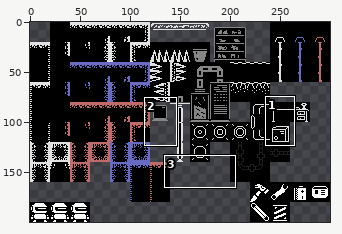
One commit to this sprite sheet: assets/sprites/Tilemap_Packed.png. The picture above shows the old version from afar; the outline marks the close-up.
Close-up. As it was:
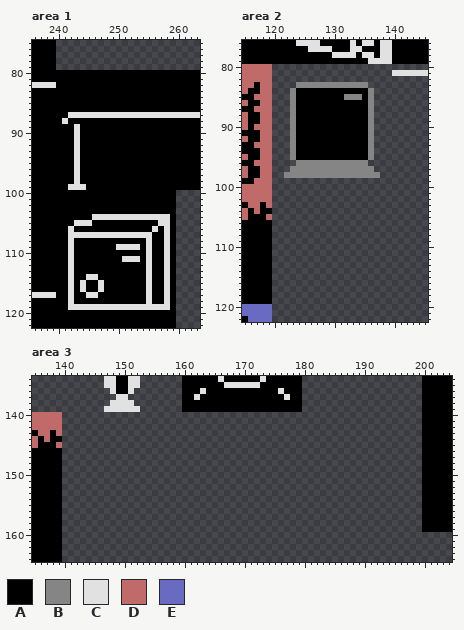
The file is 300x200 pixels. Colours within 5 levels of each other are drawn and written as one. Shown: area 1: x 236..263, y 75..122; area 2: x 115..145, y 76..122; area 3: x 135..204, y 134..164.
Palette (. is transparent): A #000000  B #858585  C #e1e1e1  D #c16a6a  E #696ac1
Pixels before, area 1, first column x 236:
 75 AAAA........................
 76 AAAA........................
 77 AAAA........................
 78 AAAA........................
 79 AAAA........................
 80 AAAAAAAAAAAAAAAAAAAAAAAAAAAA
 81 AAAAAAAAAAAAAAAAAAAAAAAAAAAA
 82 CCCCAAAAAAAAAAAAAAAAAAAAAAAA
 83 AAAAAAAAAAAAAAAAAAAAAAAAAAAA
 84 AAAAAAAAAAAAAAAAAAAAAAAAAAAA
 85 AAAAAAAAAAAAAAAAAAAAAAAAAAAA
 86 AAAAAAAAAAAAAAAAAAAAAAAAAAAA
 87 AAAAAACCCCCCCCCCCCCCCCCCCCCC
 88 AAAAACAAAAAAAAAAAAAAAAAAAAAA
 89 AAAAAAACAAAAAAAAAAAAAAAAAAAA
 90 AAAAAAACAAAAAAAAAAAAAAAAAAAA
 91 AAAAAAACAAAAAAAAAAAAAAAAAAAA
 92 AAAAAAACAAAAAAAAAAAAAAAAAAAA
 93 AAAAAAACAAAAAAAAAAAAAAAAAAAA
 94 AAAAAAACAAAAAAAAAAAAAAAAAAAA
 95 AAAAAAACAAAAAAAAAAAAAAAAAAAA
 96 AAAAAAACAAAAAAAAAAAAAAAAAAAA
 97 AAAAAAACAAAAAAAAAAAAAAAAAAAA
 98 AAAAAAACAAAAAAAAAAAAAAAAAAAA
 99 AAAAAACCCAAAAAAAAAAAAAAAAAAA
100 AAAAAAAAAAAAAAAAAAAAAAAA....
101 AAAAAAAAAAAAAAAAAAAAAAAA....
102 AAAAAAAAAAAAAAAAAAAAAAAA....
103 AAAAAAAAAAAAAAAAAAAAAAAA....
104 AAAAAAAAAACCCCCCCCCCCCCA....
105 AAAAAAACCCAAAAAAAAAAACCA....
106 AAAAAACAAAAAAAAAAAAACACA....
107 AAAAAACCCCCCCCCCCCCCAACA....
108 AAAAAACAAAAAAAAAAAACAACA....
109 AAAAAACAAAAAAACCCCACAACA....
110 AAAAAACAAAAAAAAAAAACAACA....
111 AAAAAACAAAAAAAACCCACAACA....
112 AAAAAACAAAAAAAAAAAACAACA....
113 AAAAAACAAAAAAAAAAAACAACA....
114 AAAAAACAACCAAAAAAAACAACA....
115 AAAAAACACAACAAAAAAACAACA....
116 AAAAAACACAACAAAAAAACAACA....
117 CCCCAACAACCAAAAAAAACAACA....
118 AAAAAACAAAAAAAAAAAACAACA....
119 AAAAAACCCCCCCCCCCCCCCCCA....
120 AAAAAAAAAAAAAAAAAAAAAAAA....
121 AAAAAAAAAAAAAAAAAAAAAAAA....
122 AAAAAAAAAAAAAAAAAAAAAAAA....
Pixels before, area 2, first column x 115:
 76 AAAAAAAAACCCCAAAAACACCACCAAAAAA
 77 AAAAAAAAAAACCCCAAACCAAACCAAAAAA
 78 AAAAAAAAAAAAAAACCCCACCACCAAAAAA
 79 AAAAAAAAAAAAAAAAAAAAACCCCAAAAAA
 80 DDDDD..........................
 81 DDDDD....................CCCCCC
 82 DDDDD..........................
 83 DDADD....BBBBBBBBBBBB..........
 84 DAADD...BAAAAAAAAAAAAB.........
 85 AADDD...BAAAAAAAABBBAB.........
 86 DAADD...BAAAAAAAAAAAAB.........
 87 AADDD...BAAAAAAAAAAAAB.........
 88 DAADD...BAAAAAAAAAAAAB.........
 89 DAADD...BAAAAAAAAAAAAB.........
 90 DADDD...BAAAAAAAAAAAAB.........
 91 AAADD...BAAAAAAAAAAAAB.........
 92 DAADD...BAAAAAAAAAAAAB.........
 93 AADDD...BAAAAAAAAAAAAB.........
 94 AAADD...BAAAAAAAAAAAAB.........
 95 DAADD...BAAAAAAAAAAAAB.........
 96 AADDD....BBBBBBBBBBBB..........
 97 DAADD...BBBBBBBBBBBBBB.........
 98 DAADD..BBBBBBBBBBBBBBBB........
 99 AADDD..........................
100 DDDDD..........................
101 DDDDD..........................
102 DDDDD..........................
103 ADDAD..........................
104 DADAA..........................
105 DAAAD..........................
106 AAAAA..........................
107 AAAAA..........................
108 AAAAA..........................
109 AAAAA..........................
110 AAAAA..........................
111 AAAAA..........................
112 AAAAA..........................
113 AAAAA..........................
114 AAAAA..........................
115 AAAAA..........................
116 AAAAA..........................
117 AAAAA..........................
118 AAAAA..........................
119 AAAAA..........................
120 EEEEE..........................
121 EEEEE..........................
122 AEEEE..........................
Pixels before, area 3, first column x 135:
134 ............CCAACC.......AAAAAACAAAAAACAAAAAA....................AAAAA
135 ............CCAACC.......AAAAAAACCCCCCAAAAAAA....................AAAAA
136 .............CAAC........AAACAAAAAAAAAAAACAAA....................AAAAA
137 ..............CC.........AACAAAAAAAAAAAAAACAA....................AAAAA
138 .............CCCC........AAAAAAAAAAAAAAAAAAAA....................AAAAA
139 ............CCCCCC.......AAAAAAAAAAAAAAAAAAAA....................AAAAA
140 DDDDD............................................................AAAAA
141 DDDDD............................................................AAAAA
142 DDDDD............................................................AAAAA
143 ADDAD............................................................AAAAA
144 DADAA............................................................AAAAA
145 DAAAD............................................................AAAAA
146 AAAAA............................................................AAAAA
147 AAAAA............................................................AAAAA
148 AAAAA............................................................AAAAA
149 AAAAA............................................................AAAAA
150 AAAAA............................................................AAAAA
151 AAAAA............................................................AAAAA
152 AAAAA............................................................AAAAA
153 AAAAA............................................................AAAAA
154 AAAAA............................................................AAAAA
155 AAAAA............................................................AAAAA
156 AAAAA............................................................AAAAA
157 AAAAA............................................................AAAAA
158 AAAAA............................................................AAAAA
159 AAAAA............................................................AAAAA
160 AAAAA.................................................................
161 AAAAA.................................................................
162 AAAAA.................................................................
163 AAAAA.................................................................
164 AAAAA.................................................................
The same view after the edit:
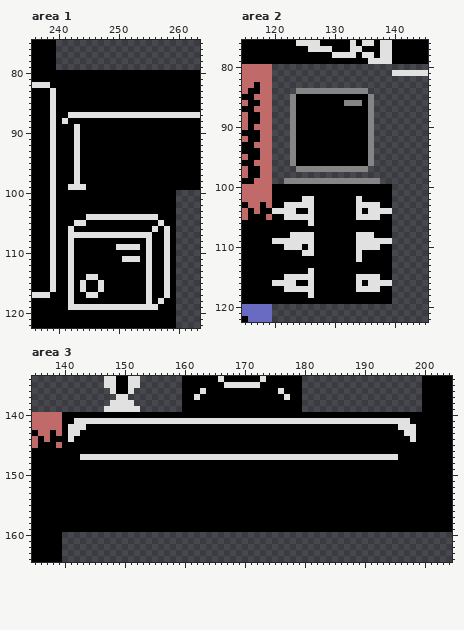
Edits made:
Area 1:
Colour C becomes colour A in row 82 at x 239; in row 104 at x 257 to 258; in row 105 at x 245 and 258; in row 117 at x 239; in row 118 at x 258; in row 119 at x 257 to 258.
Colour A becomes colour C in rows 83 to 103 at x 239; in row 104 at x 239 and 245; in rows 105 to 116 at x 239; in row 118 at x 257.
Area 2:
The author put colour A in rows 100 to 101 at x 120 to 139; in row 102 at x 120 to 124, 127 to 133 and 135 to 139; in row 103 at x 120 to 121, 127 to 133 and 138 to 139; in row 104 at x 124 to 125, 127 to 133 and 135; in row 105 at x 120 to 121, 127 to 133 and 138 to 139; in row 106 at x 120 to 125 and 127 to 139.
The author put colour A in row 107 at x 120 to 139; in row 108 at x 120 to 122, 127 to 133 and 137 to 139; in row 109 at x 127 to 133; in row 110 at x 120 to 121, 125, 127 to 133 and 138 to 139; in row 111 at x 120 to 124, 127 to 133 and 135 to 139; in row 112 at x 120 to 133 and 135 to 139.
The author put colour A in row 113 at x 120 to 139; in row 114 at x 120 to 125 and 127 to 139; in row 115 at x 120 to 121, 127 to 133 and 138 to 139; in row 116 at x 124 to 125, 127 to 133 and 135; in row 117 at x 120 to 121, 127 to 133 and 138 to 139; in row 118 at x 120 to 125 and 127 to 139.
The author put colour A in row 119 at x 120 to 139.
Colour B becomes colour A in row 85 at x 132 to 134; in row 96 at x 124 to 135.
The author put colour B in row 96 at x 123 and 136; in row 99 at x 122 to 137.
Colour A becomes colour B in row 84 at x 124 to 135; in row 86 at x 132 to 134.
The author put colour C in row 102 at x 125 to 126 and 134; in row 103 at x 122 to 126 and 134 to 137; in row 104 at x 120 to 123, 126, 134 and 136 to 139; in row 105 at x 122 to 126 and 134 to 137; in row 106 at x 126; in row 108 at x 123 to 126 and 134 to 136.
The author put colour C in row 109 at x 120 to 126 and 134 to 139; in row 110 at x 122 to 124, 126 and 134 to 137; in row 111 at x 125 to 126 and 134; in row 112 at x 134; in row 114 at x 126; in row 115 at x 122 to 126 and 134 to 137.
The author put colour C in row 116 at x 120 to 123, 126, 134 and 136 to 139; in row 117 at x 122 to 126 and 134 to 137; in row 118 at x 126.
Colour B is gone in row 83 at x 124 to 135; in row 84 at x 123 and 136; in row 97 at x 123 and 136; in row 98 at x 122 to 137.
Area 3:
The author put colour A in row 140 at x 140 to 199; in row 141 at x 140 to 141 and 198 to 199; in row 142 at x 140, 144 to 195 and 199; in row 143 at x 140, 143 to 196 and 199; in row 144 at x 140, 142 to 197 and 199; in rows 145 to 146 at x 140 to 199.
The author put colour A in row 147 at x 140 to 142 and 196 to 199; in rows 148 to 159 at x 140 to 199.
The author put colour C in row 141 at x 142 to 197; in row 142 at x 141 to 143 and 196 to 198; in row 143 at x 141 to 142 and 197 to 198; in row 144 at x 141 and 198; in row 147 at x 143 to 195.
Changed places in both close-ups, as pixel boxes (x1, y1, x2, y2):
changed: (50, 82, 56, 298)
changed: (86, 214, 92, 226)
changed: (158, 214, 170, 226)
changed: (158, 298, 170, 310)
changed: (290, 82, 374, 106)
changed: (272, 160, 392, 304)
added: (62, 412, 422, 532)
